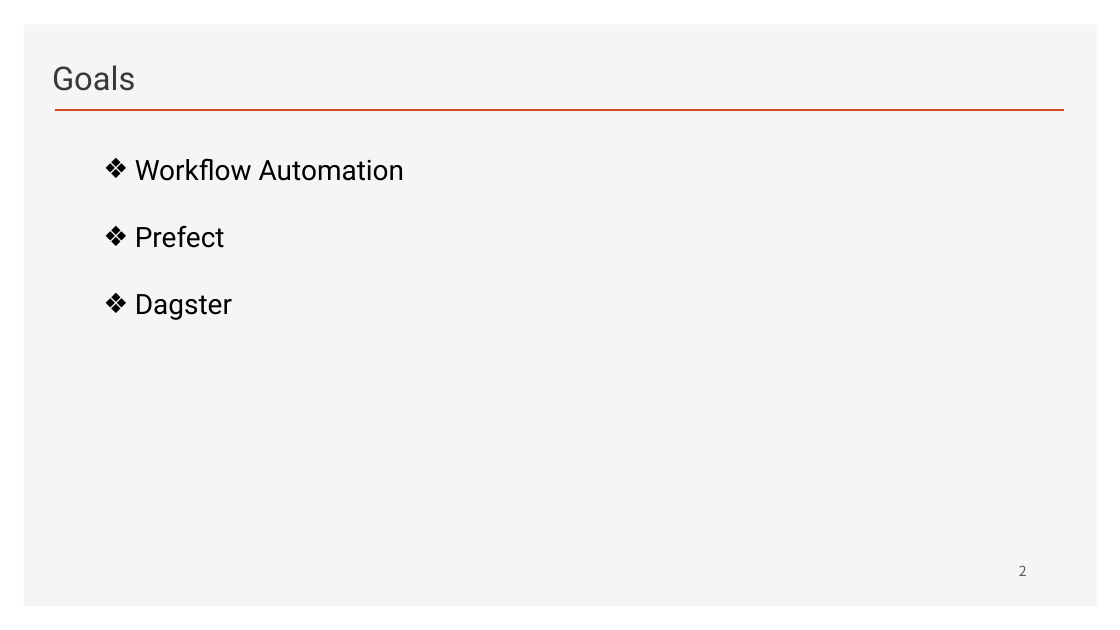
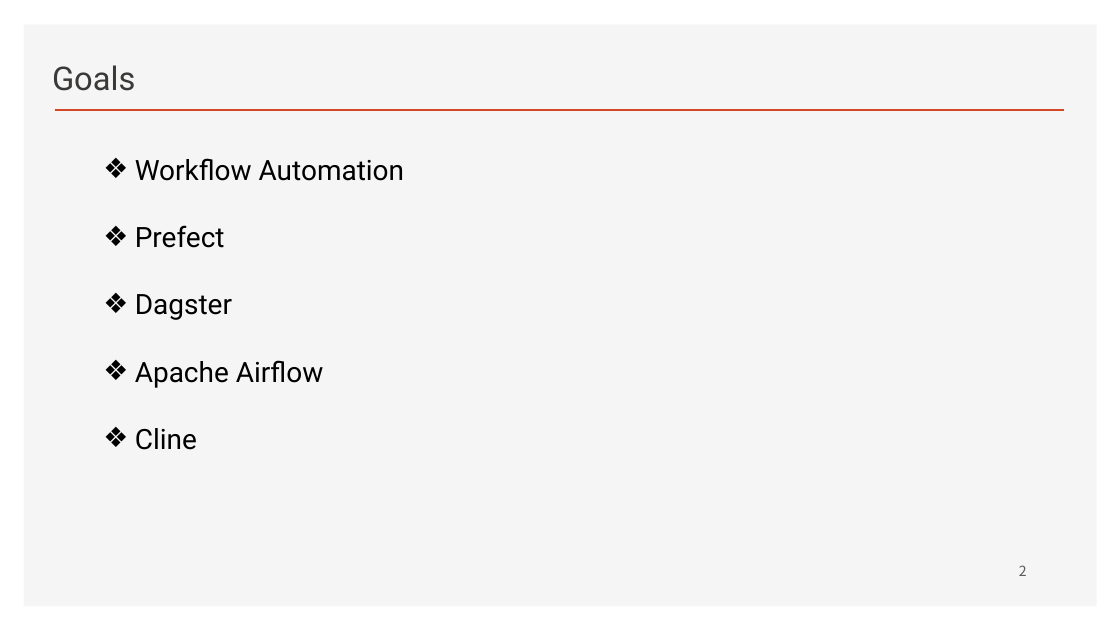
Before and after one commit to ancestor9/2026_Fall_AI-Workflow, a slide deck: slide 2 of PPTs/02_workflow orchestration framework.pptx. Drawn at 1120x630 pixels with LibreOffice and Linux fonts; fonts in the diff are those of the drawing; background and template pictures are left out. Boxes give left, top, right and bottom in pixels: in the first picture for what was removed or moved away, otherwise in the second. Text is boxed around its words. In the diff, an @@ line names an element or a change of style, - is before the commit and + after.

```diff
--- a/PPTs/02_workflow orchestration framework.pptx
+++ b/PPTs/02_workflow orchestration framework.pptx
@@ text at [135,360,323,450]: paragraphs added @@
+  ❖ Apache Airflow
+  ❖ Cline
```
Also in this commit, not shown: 19 slides added.
